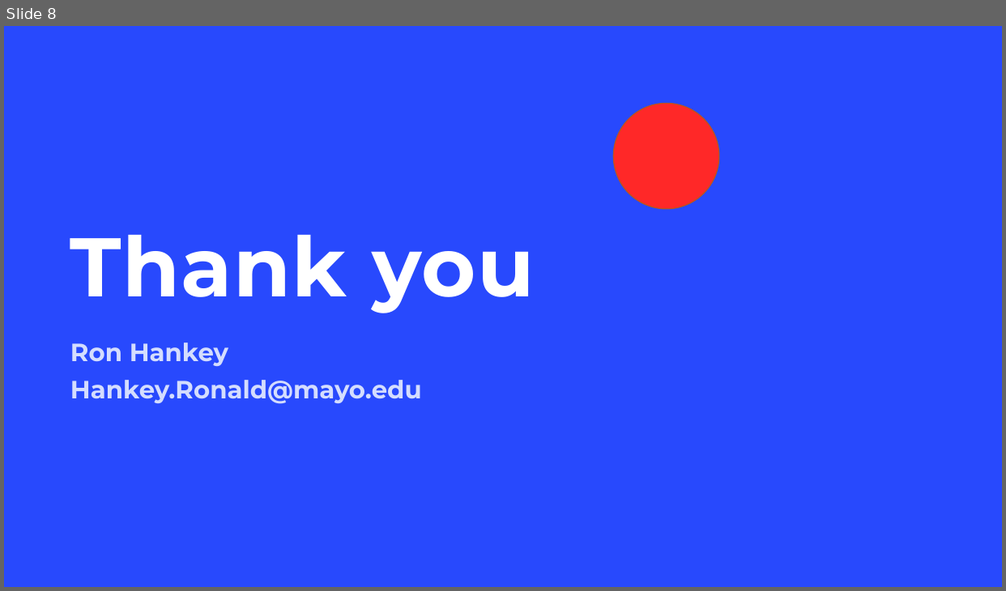
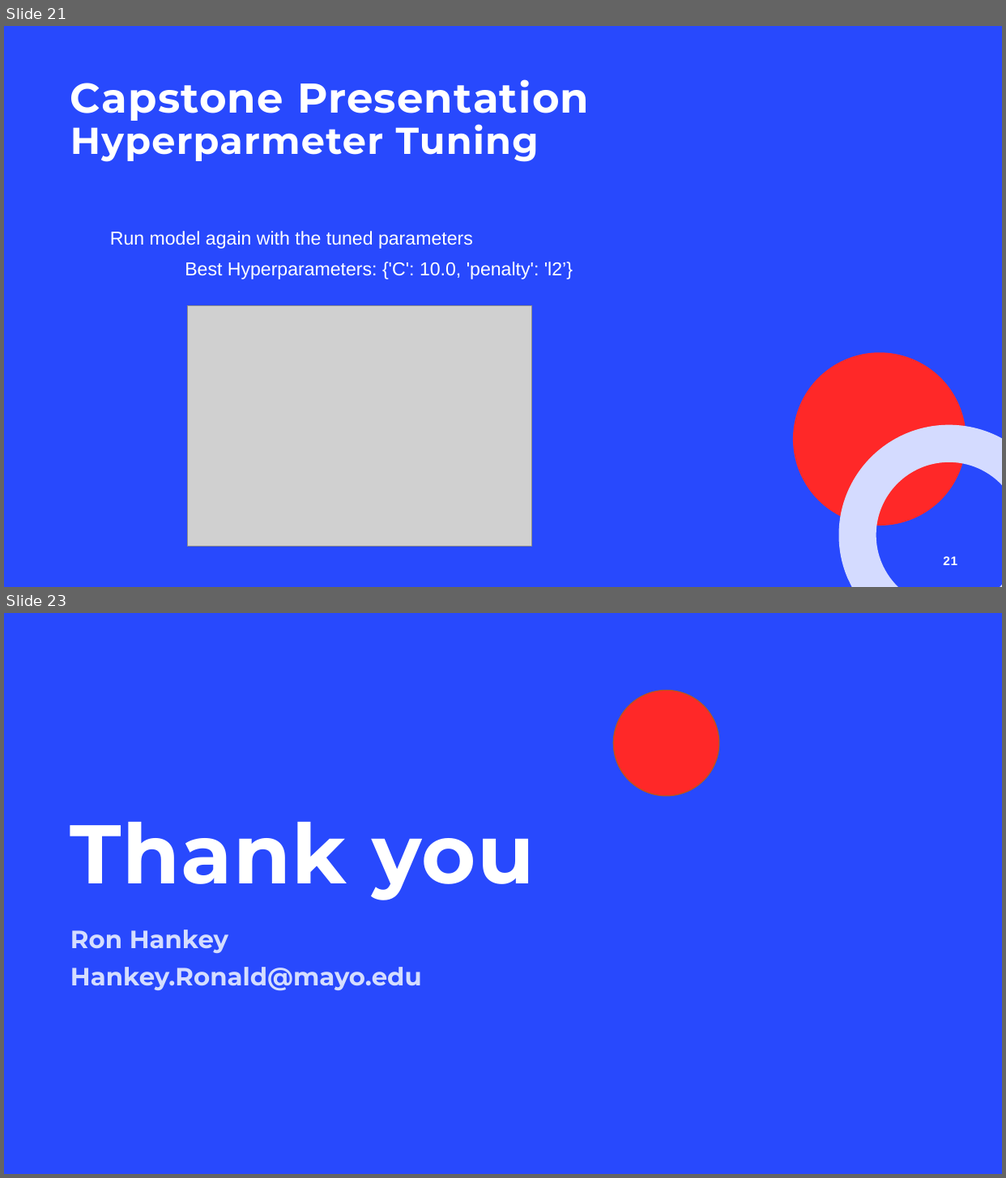
Before and after one commit to lykkelig/Capstone-Two, a slide deck: Capstone_Presentation.pptx. Shown one above the other, each under a label of ours: slide 8 before the commit, slides 21 and 23 after it; the slides between them are not shown. The pictures are 1006x591 and 1006x1178 pixels, drawn with LibreOffice and Linux fonts; fonts in the diff are those of the drawing; grey boxes stand for pictures; background and template pictures are left out. Boxes give left, top, right and bottom in pixels: in the first picture for what was removed or moved away, otherwise in the second. Text is boxed around its words. In the diff, an @@ line names an element or a change of style, - is before the commit and + after.

Commit message:
Update Capstone_Presentation.pptx
Updated presentation

```diff
--- a/Capstone_Presentation.pptx
+++ b/Capstone_Presentation.pptx
@@ slide 21 added at <box>4,26,1002,587</box>, background #2849FD @@
@@ title added at <box>70,79,589,162</box>, 40 pt, text #FFFFFF, bold @@
+Capstone Presentation
+Hyperparmeter Tuning
@@ text added at <box>110,231,573,280</box>, 18 pt, text #FFFFFF @@
+Run model again with the tuned parameters
+Best Hyperparameters: {'C': 10.0, 'penalty': 'l2’}
@@ picture added at <box>187,306,531,546</box> @@
@@ ellipse added at <box>793,353,966,526</box>, fill #FF2828 @@
@@ freeform shape added at <box>839,425,1002,587</box>, fill #D4DBFF @@
@@ page number added at <box>943,557,957,565</box>, 12 pt, text #FFFFFF, bold @@
+21
@@ what was slide 8 is now slide 23 @@
```
Also in this commit, not shown: 15 other slides added, 1 slide removed.
